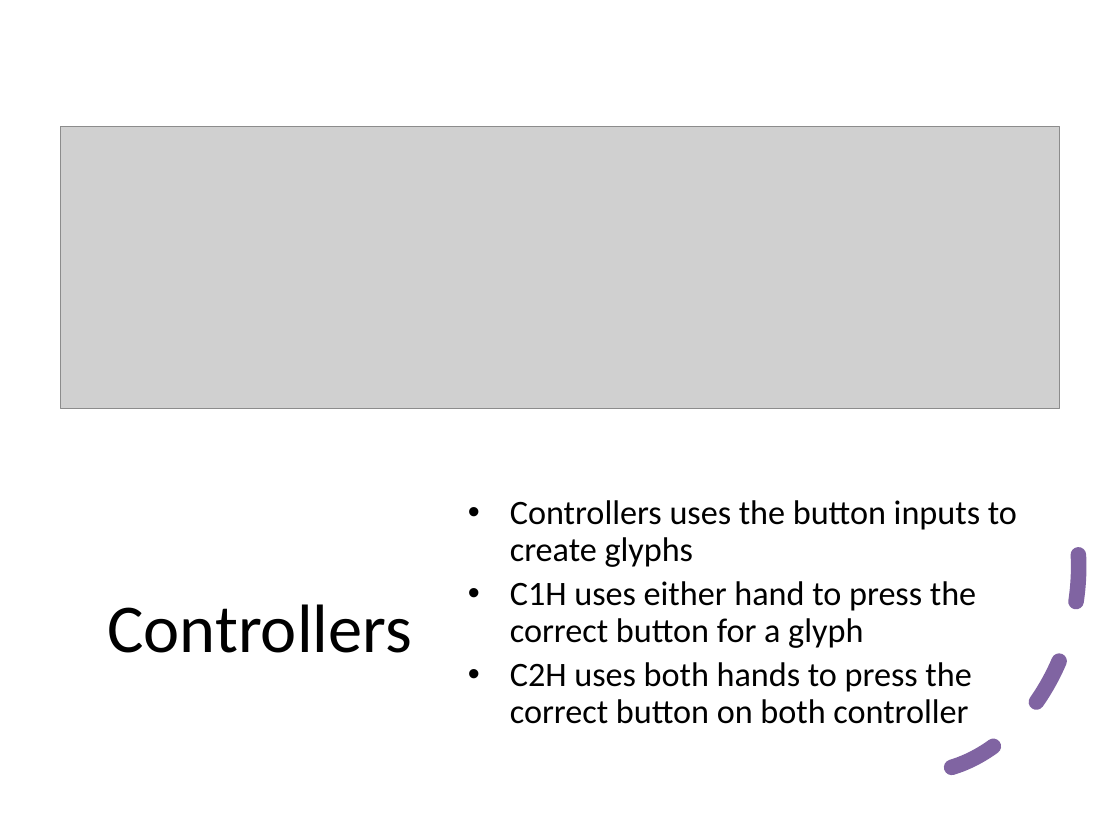
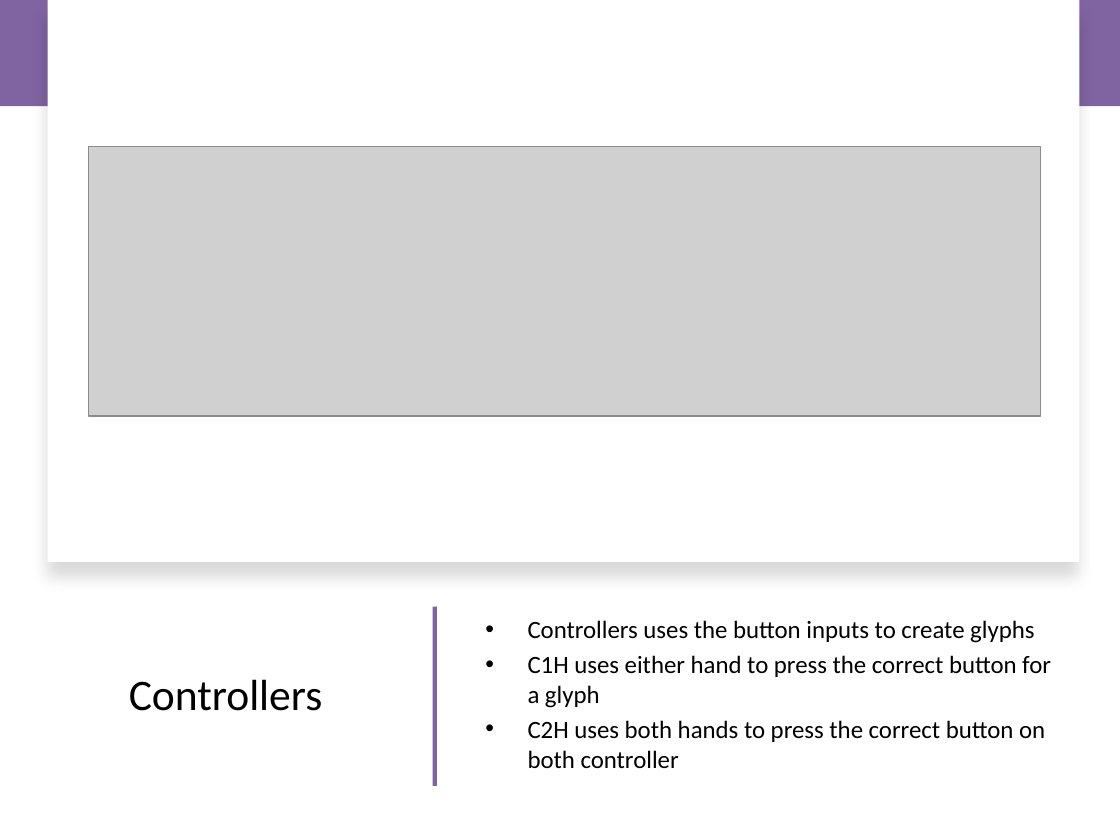
Before and after one commit to csu-hci-projects/CS465_OrdwayR, a slide deck: slide 6 of Rosys_Wizards_465_Presentation.pptx. Drawn at 1120x840 pixels with LibreOffice and Linux fonts; fonts in the diff are those of the drawing; grey boxes stand for pictures. Boxes give left, top, right and bottom in pixels: in the first picture for what was removed or moved away, otherwise in the second. Text is boxed around its words. In the diff, an @@ line names an element or a change of style, - is before the commit and + after.

```diff
--- a/Rosys_Wizards_465_Presentation.pptx
+++ b/Rosys_Wizards_465_Presentation.pptx
@@ rectangle added at [0, 0, 1120, 106], fill #8064A2 @@
@@ rectangle added at [47, 0, 1079, 562], fill #FFFFFF @@
@@ picture: place and size @@
-picture at [60, 127, 1060, 409]
+picture at [88, 147, 1042, 416]
@@ arc (boxed as its full ellipse) removed at [759, 380, 1117, 804] @@
@@ title "Controllers": place and size @@
-title "Controllers" at [107, 604, 411, 653]
+title "Controllers" at [129, 679, 323, 711]
@@ title "Controllers" at [129, 679, 323, 711]: size 44 to 28 pt @@
@@ text "Controllers uses the button inputs ...": place and size @@
-text "Controllers uses the button inputs ..." at [510, 500, 1017, 724]
+text "Controllers uses the button inputs ..." at [528, 620, 1051, 768]
@@ text "Controllers uses the button inputs ..." at [528, 620, 1051, 768]: size 22 to 16 pt; line spacing 0.9 to 1; less space between paragraphs; vertical alignment top to middle @@
@@ rectangle added at [432, 607, 437, 786], fill #8064A2 @@
```
Also in this commit, not shown: 8 other slides changed, 1 slide added, 1 slide removed.
